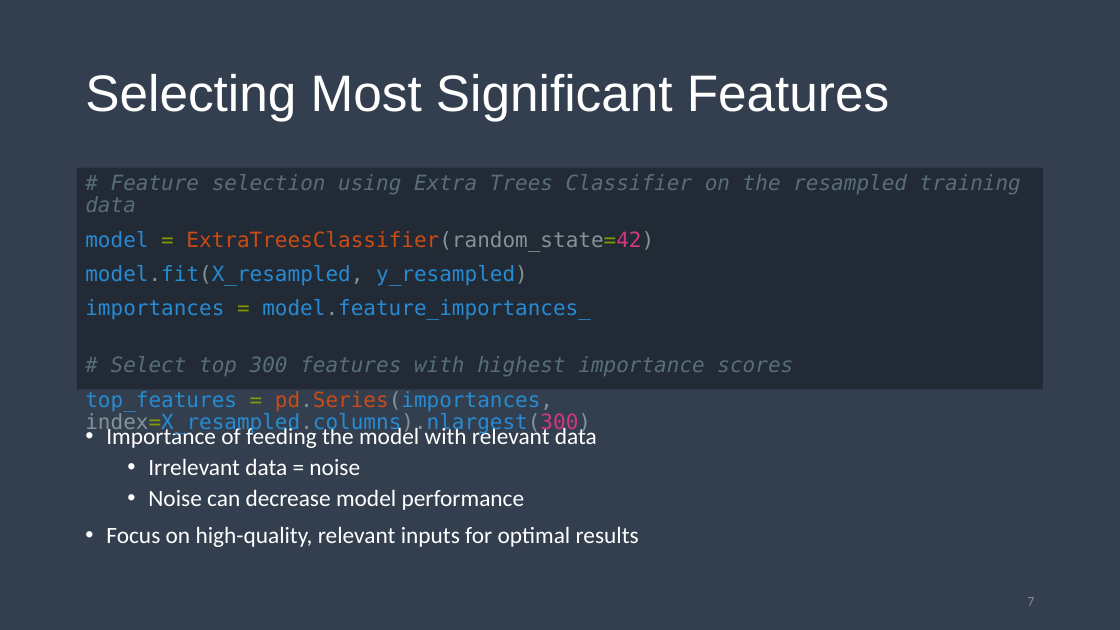
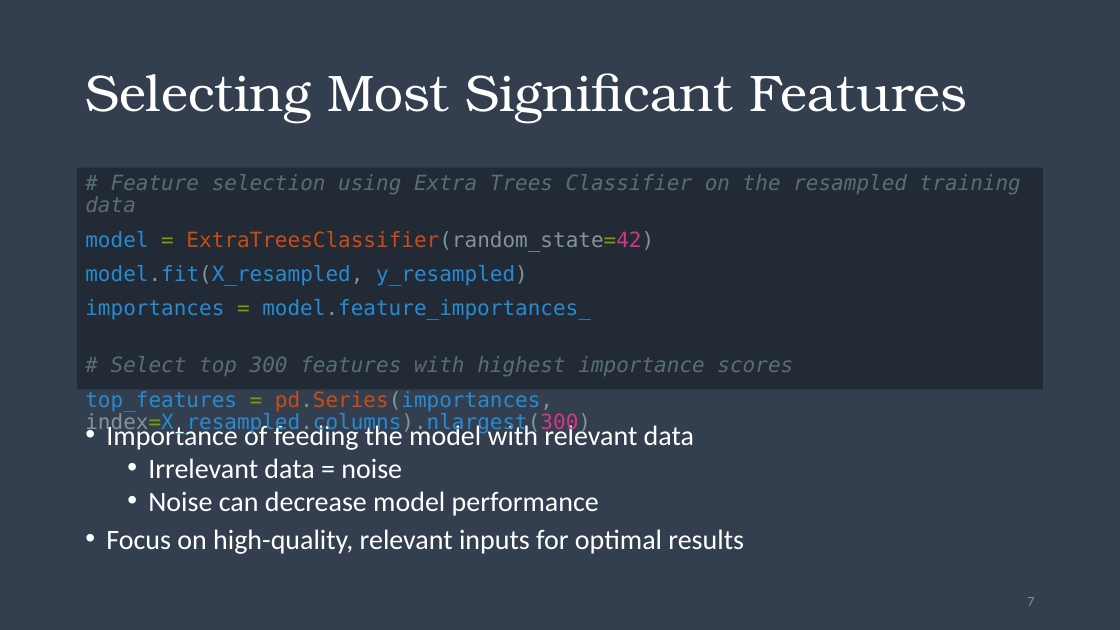
Before and after one commit to liamti5/Real-Estate-Price-Class-Estimation-UZH, a slide deck: slide 7 of Introduction to Machine Learning.pptx. Drawn at 1120x630 pixels with LibreOffice and Linux fonts; fonts in the diff are those of the drawing. Boxes give left, top, right and bottom in pixels: in the first picture for what was removed or moved away, otherwise in the second. Text is boxed around its words. In the diff, an @@ line names an element or a change of style, - is before the commit and + after.

```diff
--- a/Introduction to Machine Learning.pptx
+++ b/Introduction to Machine Learning.pptx
@@ title "Selecting Most Significant Features" at (85,73,967,123): font Arial to TeX Gyre Bonum @@
@@ text "Importance of feeding the model ..." at (106,422,744,554): size 20 to 24 pt; line spacing 0.9 to 0.8 @@
```
Also in this commit, not shown: 8 other slides changed, 1 slide added, 2 other files.
